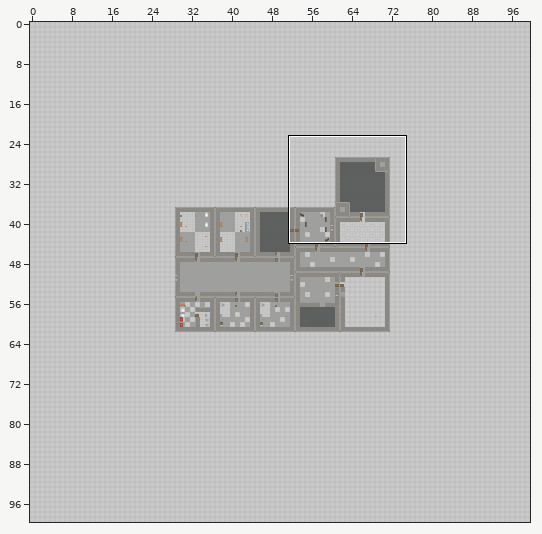
Tiled map: assets/tiled-packed-ktx/level-1.tmx. The first picture is a wide view before the edit; the outline marks the close-up.
Close-up. Before:
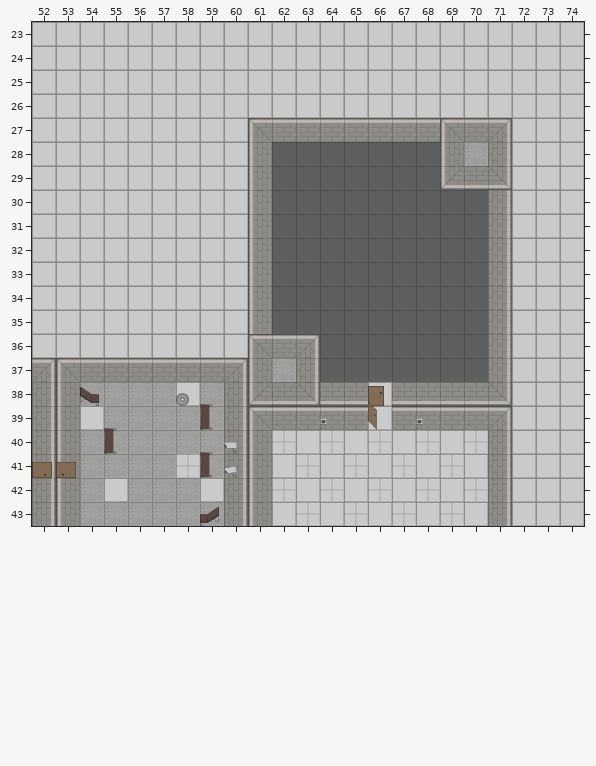
Cells are 120x120 px. Shown: x 52..74, y 23..43. The commit also changed other parts of the map, which this record leaves out.
And afterwards:
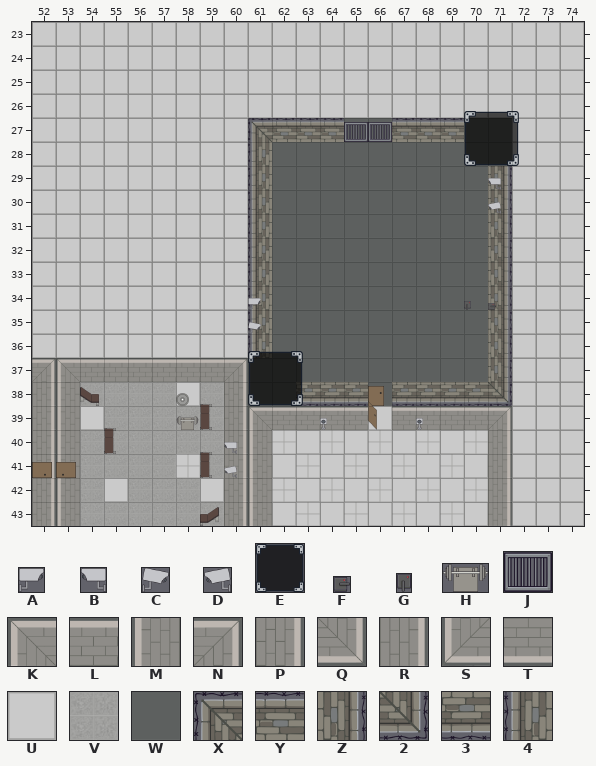
Key: from "bgf": A 5 "cam-2", B 5 flipped left-right "cam-2", C 6 "cam-3", D 6 flipped left-right "cam-3", E 33 "oblako", F 35 "richag", G 36 "richag-2", H 39 "shtanga", J 47 "vorota"; from "floor_and_walls": K 0 "1-1", L 1 "1-2", M 2 "1-3", N 3 "2-1", P 5 "2-3", Q 6 "3-1", R 7 "3-2", S 9 "4-1", T 10 "4-2", U 12 "floo-1", V 14 "floo-3", W 17 "wall-de", X 18 "wall-out-1", Y 19 "wall-out-2", Z 21 "wall-out-4", 2 22 "wall-out-5", 3 23 "wall-out-6", 4 25 "wall-out-8".
_ is an empty cell, . an unchanged one.
From old to new:
--- layer "Room_1/walls_and_floor"
@@ x 61..71 @@
-27 KLLLLLLLKLN
-28 M.......MVR
-29 M.......STQ
-30 M.........P
-31 M.........P
-32 M.........P
-33 M.........P
-34 M.........P
-35 M.........P
-36 KLN.......P
-37 MVR.......P
-38 STQTTUTTTTQ
+27 XYYYWWYYYWW
+28 4.......WWW
+29 4.......WWZ
+30 4.........Z
+31 4.........Z
+32 4.........Z
+33 4.........Z
+34 4.........Z
+35 4.........Z
+36 4WW.......Z
+37 WWW.......Z
+38 WW333W33332
--- layer "Room_1/envornment"
@@ x 65..71 @@
-27 __.....
-28 ....._.
-29 ......_
-30 ......_
+27 JJ.....
+28 .....E.
+29 ......B
+30 ......D
@@ x 61..71 @@
-34 _........__
-35 _..........
+34 A........GF
+35 C..........
@@ x 58..61 @@
-38 ..._
-39 _...
+38 ...E
+39 H...
Boxes around the changes in both close-ups, in picture pixels (x1, y1, x2, y2):
changed: (248, 111, 519, 406)
added: (176, 416, 199, 430)
